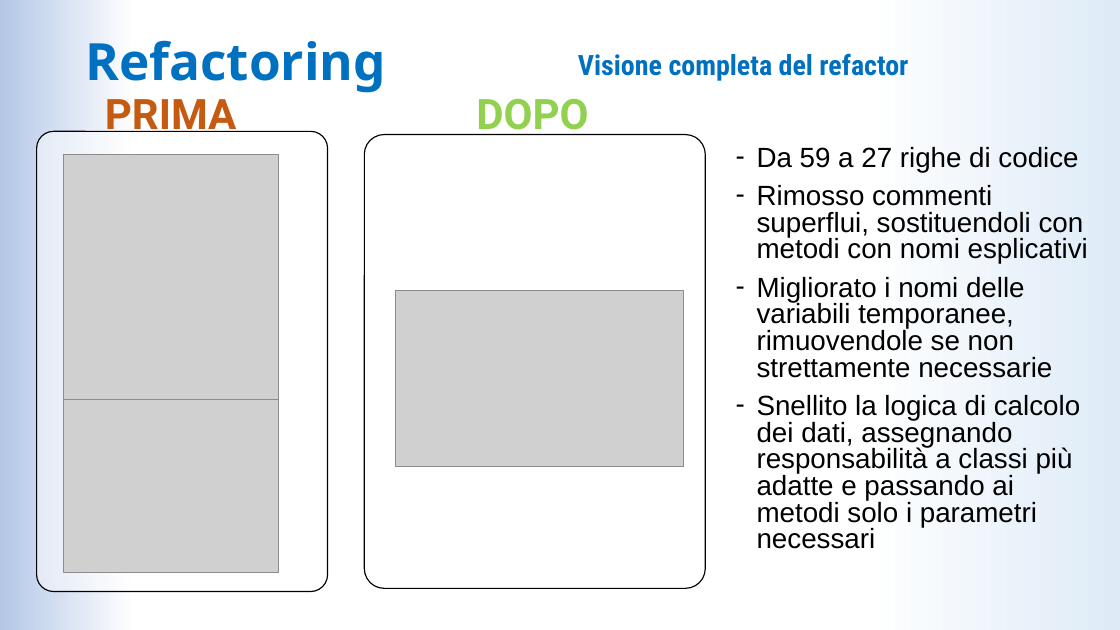
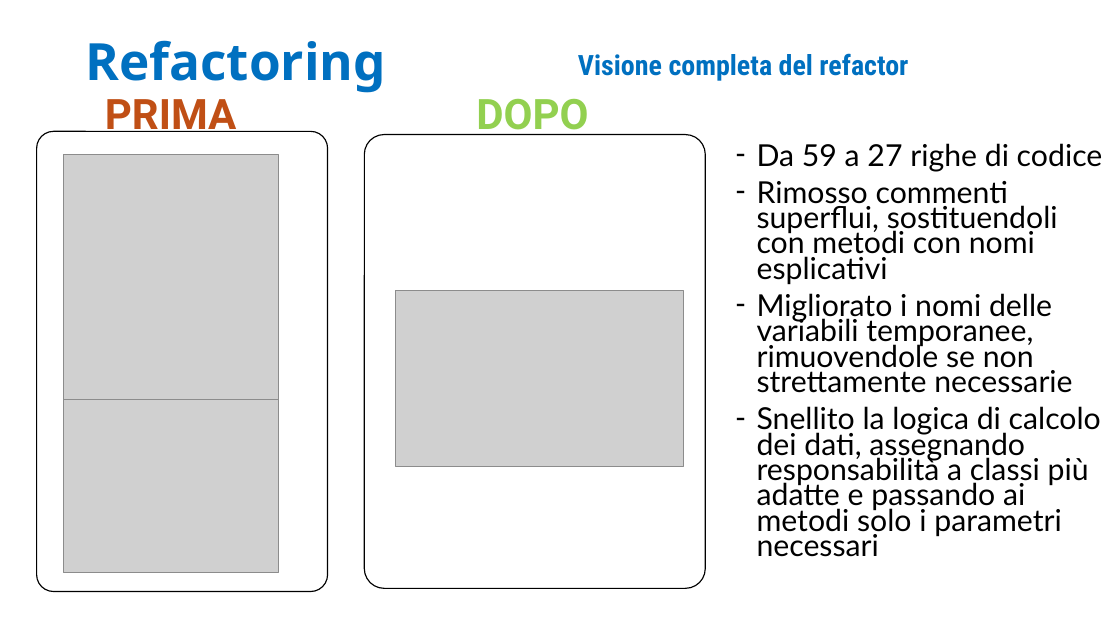
Before and after one commit to LDolzanelli/progettoIngegneria, a slide deck: slide 28 of doc/Presentazione/Presentazione_ingsw_parteB.pptx. Drawn at 1120x630 pixels with LibreOffice and Linux fonts; fonts in the diff are those of the drawing; grey boxes stand for pictures. Boxes give left, top, right and bottom in pixels: in the first picture for what was removed or moved away, otherwise in the second. Text is boxed around its words. In the diff, an @@ line names an element or a change of style, - is before the commit and + after.

```diff
--- a/doc/Presentazione/Presentazione_ingsw_parteB.pptx
+++ b/doc/Presentazione/Presentazione_ingsw_parteB.pptx
@@ background gradient #DEEBF7 to #FFFFFF to #B4C7E7 to #FFFFFF @@
@@ text "PRIMA" at bbox=[105, 99, 236, 132]: text colour #C55A11 to #C04F15 @@
@@ text "Da 59 a 27 righe ..." at bbox=[757, 143, 1103, 557]: size 23.8 to 25.9 pt, font Arial to Lato; line spacing 0.8 to 0.7 @@
```
Also in this commit, not shown: 27 other slides changed, 1 other file.
